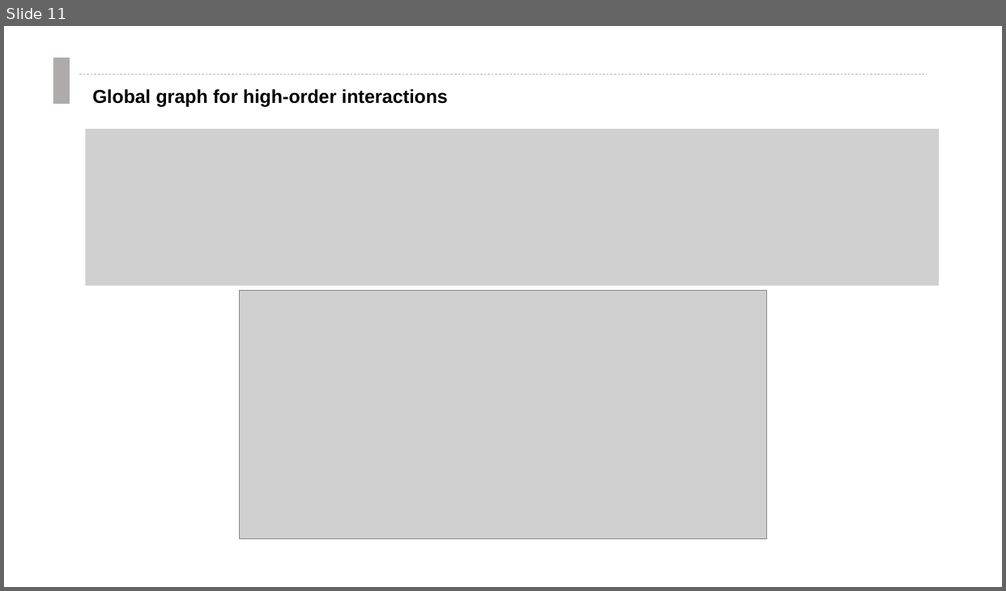
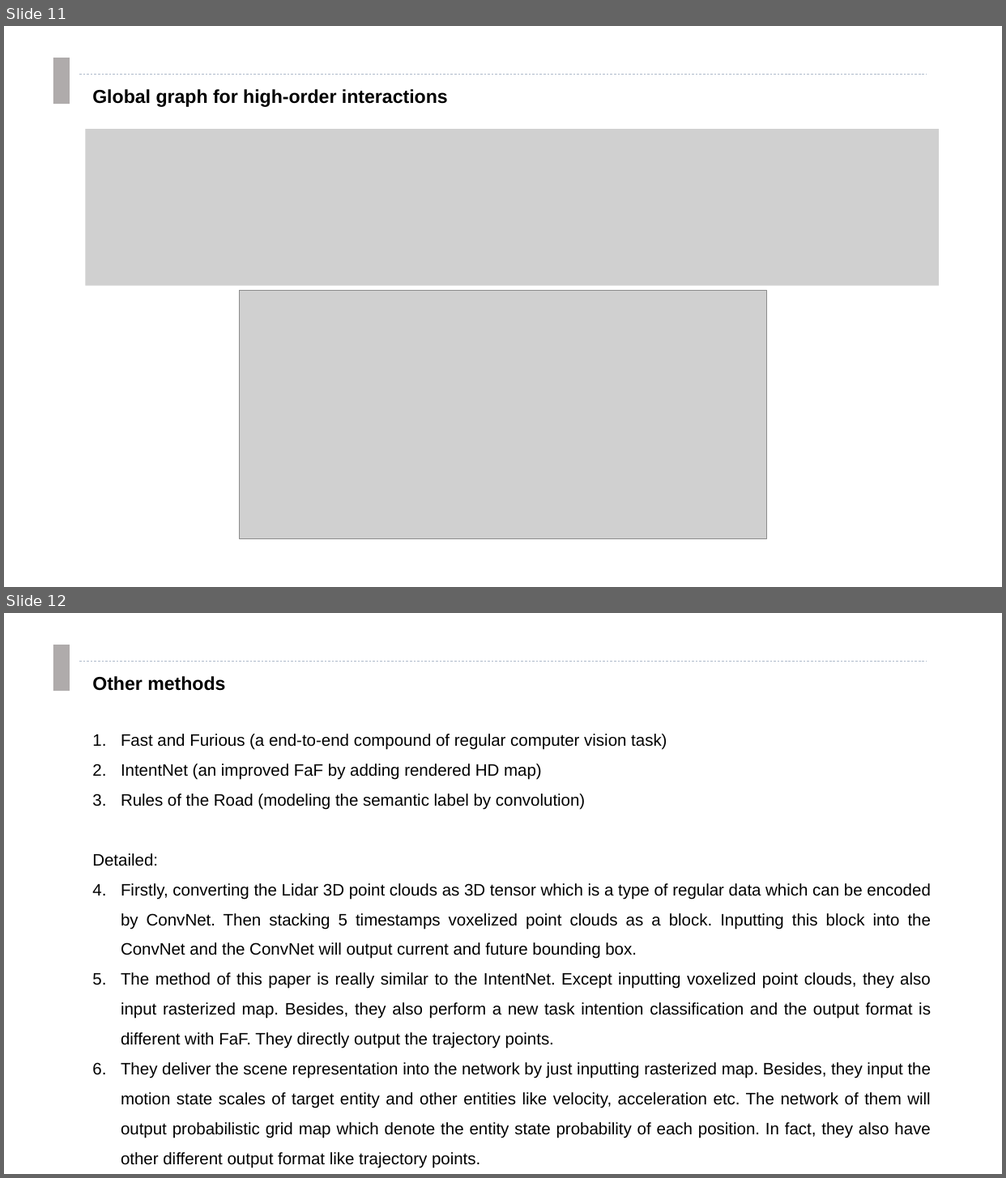
Before and after one commit to clownrat6/VectorNet, a slide deck: material/presentation.pptx. Shown one above the other, each under a label of ours: slide 11 before the commit, slides 11 and 12 after it. The pictures are 1006x591 and 1006x1178 pixels, drawn with LibreOffice and Linux fonts; fonts in the diff are those of the drawing; grey boxes stand for pictures. Boxes give left, top, right and bottom in pixels: in the first picture for what was removed or moved away, otherwise in the second. Text is boxed around its words. In the diff, an @@ line names an element or a change of style, - is before the commit and + after.

```diff
--- a/material/presentation.pptx
+++ b/material/presentation.pptx
@@ slide 12 added at (x1=4, y1=613, x2=1002, y2=1174), background #FFFFFF @@
@@ rectangle added at (x1=53, y1=645, x2=70, y2=691), fill #AFABAB @@
@@ line added from (79, 661) to (927, 661), #ADB9CA 0.5 pt dashed @@
@@ text added at (x1=92, y1=676, x2=225, y2=691), 18 pt, text #000000, bold @@
+Other methods
@@ text added at (x1=92, y1=734, x2=931, y2=1169), 16 pt, text #000000 @@
+1. Fast and Furious (a end-to-end compound of regular computer vision task)
+2. IntentNet (an improved FaF by adding rendered HD map)
+3. Rules of the Road (modeling the semantic label by convolution)
+Detailed:
+1. Firstly, converting the Lidar 3D point clouds as 3D tensor which is a type of regular data which can be encoded by ConvNet. Then stacking 5 timestamps voxelized point clouds as a block. Inputting this block into the ConvNet and the ConvNet will output current and future bounding box.
+2. The method of this paper is really similar to the IntentNet. Except inputting voxelized point clouds, they also input rasterized map. Besides, they also perform a new task intention classification and the output format is different with FaF. They directly output the trajectory points.
+3. They deliver the scene representation into the network by just inputting rasterized map. Besides, they input the motion state scales of target entity and other entities like velocity, acceleration etc. The network of them will output probabilistic grid map which denote the entity state probability of each position. In fact, they also have other different output format like trajectory points.
```
Also in this commit, not shown: 1 other slide added, 1 other file.
